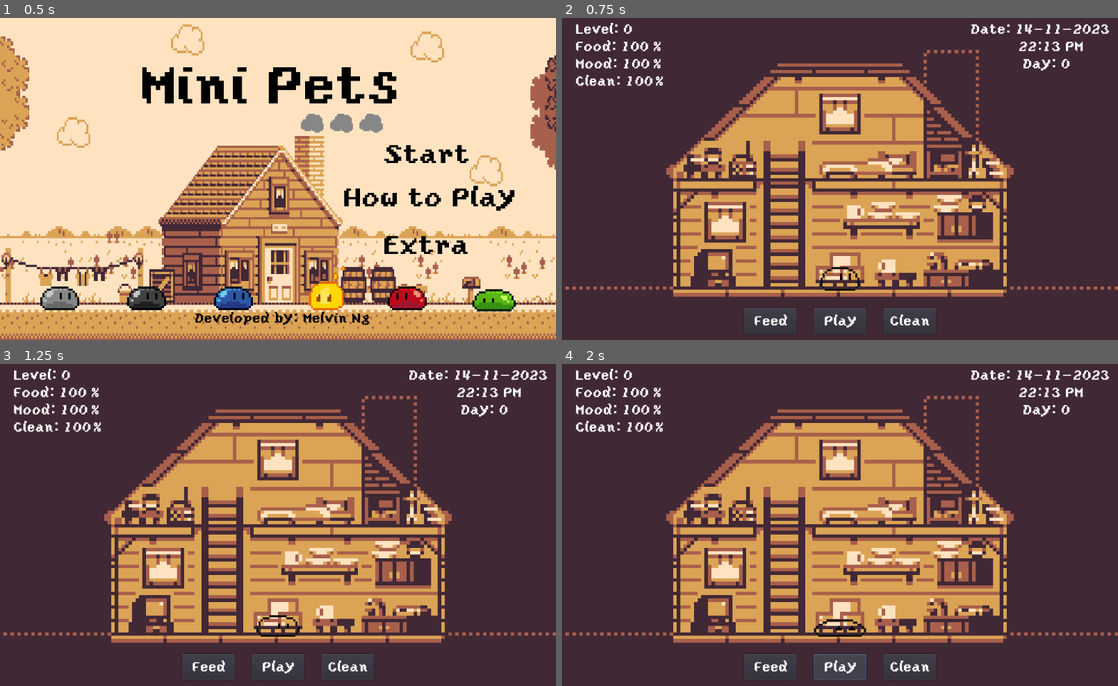
Above: before the commit, frames 1-4 (two rows, left to right).
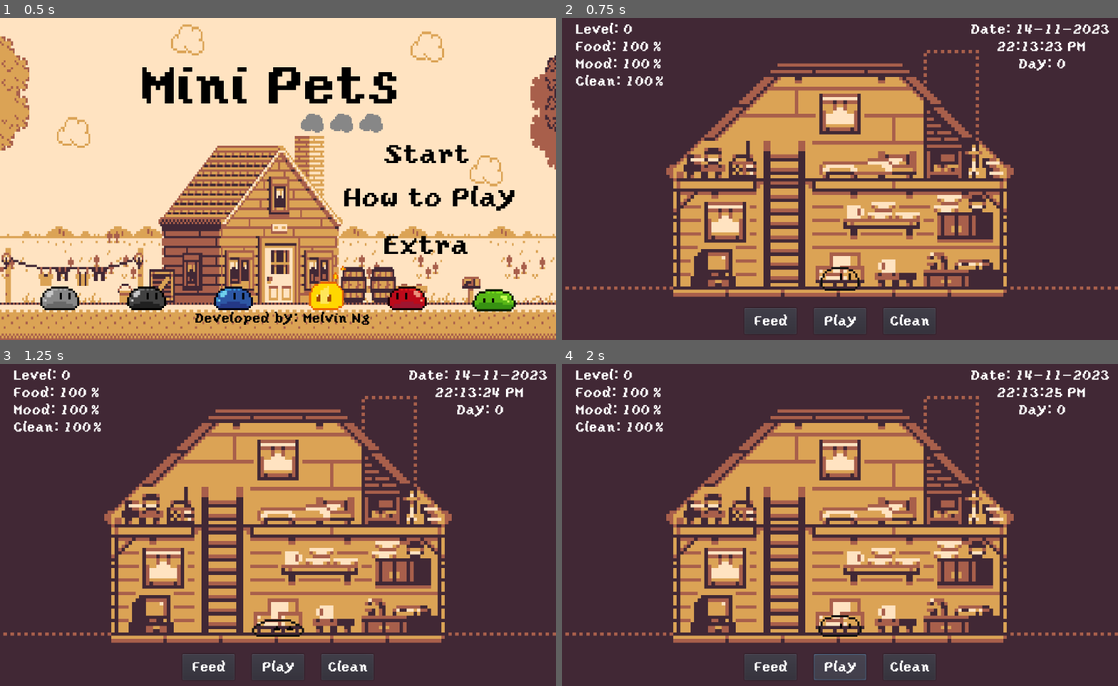
Above: after the commit, the same moments.

Repository: melvincwng/mini-pets
Game: Godot game, scene res://Scenes/MainMenu.tscn
Same seed, same stepped clock (60 frames per second), same inputs: the game is played once before the commit and once after it.
Inputs:
- Up to frame 1 (0.5 s): no input
- Up to frame 2 (0.75 s): click "Start" at 0.5 s
- Up to frame 3 (1.25 s): no input
- Up to frame 4 (2 s): click "Play" at 1.25 s

Frame 1 is identical in both runs. In frame 2, 0.5% of the frame differs, in the area x 78-95%, y 7-17%; in frame 3, 0.6%, in the area x 45-95%, y 7-85%; in frame 4, 0.6%.

Commit message:
Add seconds functionality in date-time clock

Diff:
--- a/Scenes/MainScene.gd
+++ b/Scenes/MainScene.gd
@@ -14,11 +14,15 @@
 func _process(delta):
 	# To setup the Date & Time clocks
 	var timeDict = OS.get_datetime()
+	var second = str(timeDict.second)
 	var minute = str(timeDict.minute)
 	var hour = str(timeDict.hour)
 	var day = str(timeDict.day)
 	var month = str(timeDict.month)
 	var year = str(timeDict.year)
+
+	if int(second) < 10:
+		second = '0' + second
 
 	if int(minute) < 10:
 		minute = '0' + minute
@@ -33,7 +37,7 @@
 		month = '0' + month
 
 	var dateString = "Date: " + day + '-' + month + '-' + year
-	var timeString = hour + ":" + minute
+	var timeString = hour + ":" + minute + ":" + second
 
 	if int(hour) < 12:
 		timeString += ' AM'
--- a/Scenes/MainScene.tscn
+++ b/Scenes/MainScene.tscn
@@ -74,6 +74,7 @@
 position = Vector2( 512, 440 )
 scale = Vector2( 4, 4 )
 frames = SubResource( 1 )
+frame = 4
 playing = true
 __meta__ = {
 "_edit_lock_": true
@@ -182,26 +183,24 @@
 }
 
 [node name="Time" type="RichTextLabel" parent="."]
-margin_left = 840.0
+margin_left = 800.0
 margin_top = 40.0
-margin_right = 984.0
+margin_right = 976.0
 margin_bottom = 72.0
 custom_fonts/normal_font = SubResource( 4 )
-text = "00:00 AM"
-__meta__ = {
-"_edit_lock_": true,
+text = "00:00:00 AM"
+__meta__ = {
 "_edit_use_anchors_": false
 }
 
 [node name="Day" type="RichTextLabel" parent="."]
-margin_left = 848.0
+margin_left = 840.0
 margin_top = 72.0
-margin_right = 1003.0
+margin_right = 995.0
 margin_bottom = 108.0
 custom_fonts/normal_font = SubResource( 2 )
 text = "Day: 0"
 __meta__ = {
-"_edit_lock_": true,
 "_edit_use_anchors_": false
 }
 
